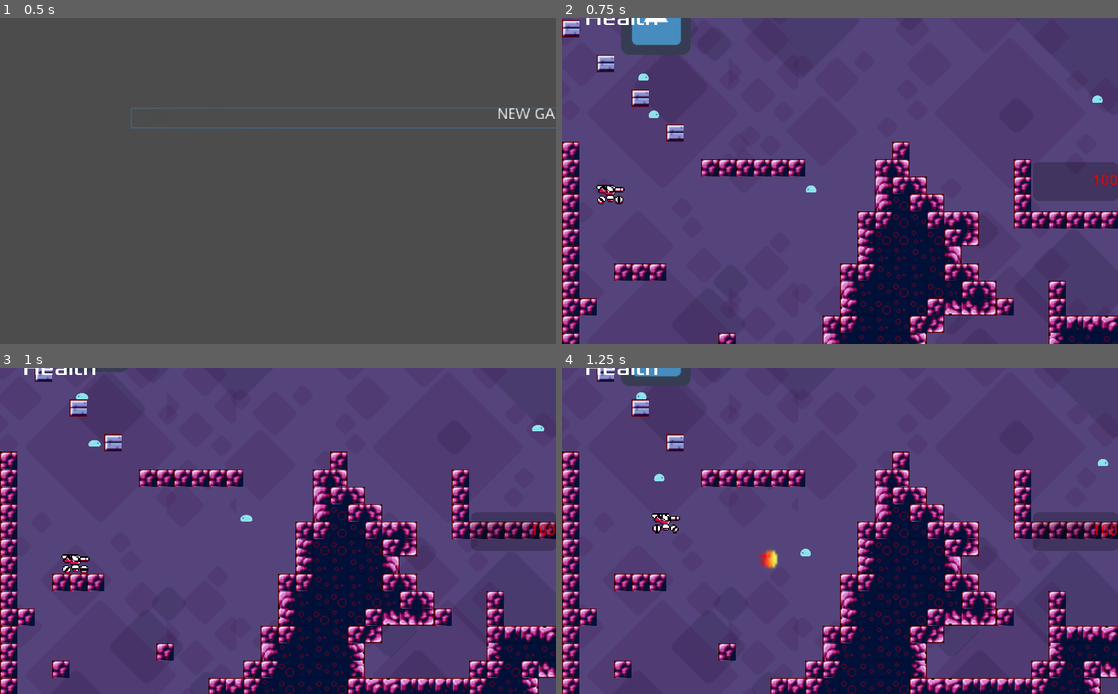
Above: before the commit, frames 1-4 (two rows, left to right).
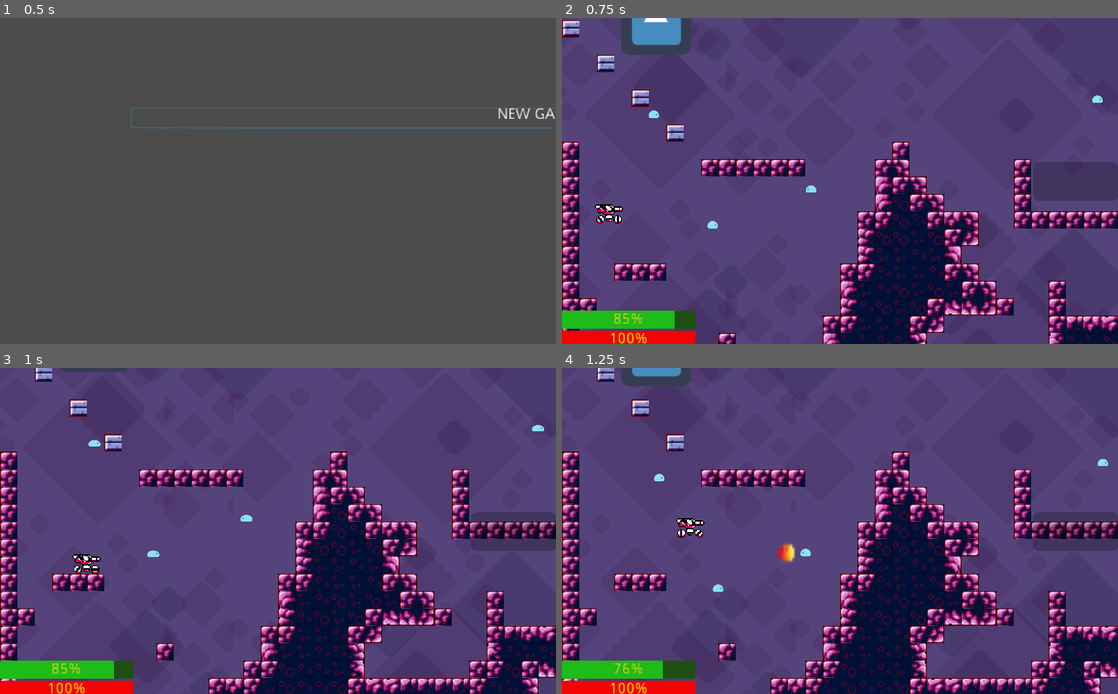
Above: after the commit, the same moments.

Repository: stephenmm/giza
Game: Godot game, scene res://scenes/title/TitleScreen.tscn
The game is run twice, just before and just after one commit, with the same random seed, the same clock (stepped at 60 frames per second) and the same inputs. The engine's default icon, where the game draws it, is replaced by a stand-in: a white triangle on a blue panel in a dark square.
Inputs (mouse positions are in pixels of both pictures, inside the frame that each line leads up to):
- Up to frame 1 (0.5 s): no input
- Up to frame 2 (0.75 s): tap Enter at 0.5 s; move the mouse to (962, 164) at 0.52 s; press the mouse at (962, 164) at 0.53 s; hold D (right) from 0.53 s (still down)
- Up to frame 3 (1 s): keep holding D (right); right-click (400, 514) at 0.77 s; right-click (400, 514) at 0.8 s
- Up to frame 4 (1.25 s): keep holding D (right); right-click (962, 514) at 1.07 s

Frame 1 is identical in both runs. In frame 2, 3.0% of the frame differs, in the area x 0-100%, y 0-100%; in frame 3, 2.9%; in frame 4, 3.3%.

Commit message:
Got the basic movements pretty clean working well.

Diff:
--- a/charecters/BaseChar.gd
+++ b/charecters/BaseChar.gd
@@ -2,19 +2,26 @@
 class_name BaseChar
 
 # Declare member variables here. Examples:
-export var hp: float = 100.0
-export var energy: float = 100.0
-var velocity = Vector2(0,0)
+export var max_hp: float = 100.0
+var hp: float = max_hp
+export var energy_stored_max: float = 100.0     # Related to battery size * charge density
+var energy_stored: float = energy_stored_max * 0.9 # Start off with a little less than max
+export var energy_generation: float = 1.0       # energy units generated per second
+var vel = Vector2(0,0)
 const baseCharSpeed: float = 100.0
 export var derivedCharSpeedModifier = 1.0
-export var gravity = 20
-export var jumpforce = -350
+export var gravity = 20.0
+export var jumpforce = -350.0
+export var fallMultiplier = 1.0
+export var lowJumpMultiplier = 5
 export var baseDamage: float = 50.0
 
 var dynamicSpeedModifier: float = 1.0
 
 var ingressDmgModifiers:Dictionary
 var  egressDmgModifiers:Dictionary
+
+export var direction = -1 # 1=right, -1=left
 
 func _init():
 	for dmgType in Damage.DMGTYPE:
@@ -23,6 +30,14 @@
 
 func _get_default_speed() -> float:
 	return baseCharSpeed * derivedCharSpeedModifier * dynamicSpeedModifier
+
+func _physics_process(delta):
+	energy_stored += _get_energy_generation()*delta
+	if energy_stored > energy_stored_max:
+		energy_stored = energy_stored_max
+
+func _get_energy_generation():
+	return energy_generation
 
 func ingressDmg(dmgs: Dictionary) -> float:
 	var calcDmg: float = calcDmgs(dmgs, ingressDmgModifiers)
@@ -40,13 +55,13 @@
 
 func ingressAttack( dmg: Damage, enemy_pos=null ):
 
-	velocity.y = jumpforce * 0.4
+	vel.y = jumpforce * 0.4
 
 	if enemy_pos != null:
 		if position.x < enemy_pos.x:
-			velocity.x = -jumpforce * 0.6
+			vel.x = -jumpforce * 0.6
 		elif position.x > enemy_pos.x:
-			velocity.x = -jumpforce * 0.6
+			vel.x = -jumpforce * 0.6
 
 	# Taking over control of the charecter
 	Input.action_release("left")
@@ -55,6 +70,5 @@
 	#	# In the future we can add resistance to certain types of damage but for now subtract all damage types from HP
 	#	hp -= dmg
 	hp -= dmg.amount
-	#$HUD.update_health(hp); # FIXME -- not working
-	print("Recieved dmgAmnt: %f of dmgType %d REMAINING HP:%f" % [dmg.amount, dmg.type, hp])
+
 	$Timer.start()
--- a/charecters/enemies/enemy.gd
+++ b/charecters/enemies/enemy.gd
@@ -1,8 +1,6 @@
 extends BaseChar
 class_name enemy
 
-
-export var direction = -1
 export var detects_cliffs = true
 
 # Called when the node enters the scene tree for the first time.
@@ -19,9 +17,9 @@
 		$AnimatedSprite.flip_h = not $AnimatedSprite.flip_h
 		$floor_checker.position.x = $CollisionShape2D.shape.get_extents().x * direction
 
-	velocity.y += 4
-	velocity.x = _get_default_speed() * direction
-	velocity = move_and_slide(velocity,Vector2.UP)
+	vel.y += 4
+	vel.x = _get_default_speed() * direction
+	vel = move_and_slide(vel,Vector2.UP)
 
 
 func _on_top_checker_body_entered(body):
--- a/charecters/players/steve.gd
+++ b/charecters/players/steve.gd
@@ -2,23 +2,33 @@
 class_name steve
 
 const FIREBALL = preload("res://models/items/fireball/Fireball.tscn")
-enum SPEED_STATE {IDLE, WALK, RUN}
-enum SQUAT_STATE {NONE, TEMP, STKY}
+enum SPEED_STATE {NOCHG, IDLE, CRAWL, WALK, RUN}
+enum SQUAT_STATE {NOCHG, OFF, TEMP, STKY}
 var spdSt
 var sqtSt
-var TapCountDown = 0
+var jmpSt
+var downTapCnt = 0
+var rightTapCnt = 0
+var leftTapCnt = 0
 var reloading
 var reload_time
+var gun_energy_per_bullet = 5.0
+var jump_energy_required = 5.0
 
 # Called when the node enters the scene tree for the first time.
 func _ready():
 	spdSt=SPEED_STATE.IDLE
-	sqtSt=SQUAT_STATE.NONE
+	sqtSt=SQUAT_STATE.OFF
+	jmpSt=0
 	$CxnShp2D_Stand.disabled = false
 	$CxnShp2D_Squat.disabled = true
-	derivedCharSpeedModifier = 1.0
+	derivedCharSpeedModifier = 1.5
 	reloading = false
 	reload_time = 0.5
+	#get_node("/root/Level1/HUD/HealthBar").value = 100.0*(hp/max_hp)
+	#get_node("/root/Level1/HUD/HealthBar").value = 100.0*(hp/max_hp)
+	#$HUD.HealthB = int(100*(hp/max_hp))
+	#get_tree().get_root().get_node("HealthBar").Value = 100*(hp/max_hp)
 
 func get_charecter_type():
 	return "player"
@@ -28,63 +38,102 @@
 #func _process(delta):
 #	pass
 
-func _get_default_speed() -> float:
+func _get_horizontal_speed() -> float:
 	var speed: float = baseCharSpeed * derivedCharSpeedModifier * dynamicSpeedModifier
-	if sqtSt != SQUAT_STATE.NONE:
+	#print(speed)
+	if sqtSt != SQUAT_STATE.OFF:
 		speed *= 0.5
+	if spdSt == SPEED_STATE.IDLE:
+		speed *= 0
+	if spdSt == SPEED_STATE.RUN:
+		speed *= 1.5
+	speed *= direction
+	#print(speed)
 	return speed
 
+func _get_energy_generation() -> float: # Override BaseChar implementation
+	var nrgxn = energy_generation
+	if sqtSt != SQUAT_STATE.OFF: # In some sort of squat state
+		nrgxn *= 2
+	return nrgxn
+
+func _set_char_direction(dir):
+	if sign($Position2D.position.x) != dir:
+		$Position2D.position.x *= -1
+	$Sprite.flip_h = (dir>0)
+	direction = dir
+	return dir
+#func _calc_drive_energy_consuption( speed, motor_peak_efficiency ) # 60-95%
+
 func _physics_process(delta):
+	._physics_process(delta)
+	var _jump_nrg = 0.0
+	var _horz_nrg = 0.0
+	var _pgun_nrg = 0.0
+	var _sgun_nrg = 0.0
+
 	if Input.is_action_pressed("right"):
-		_set_states(SPEED_STATE.WALK,-1)
-		velocity.x = _get_default_speed()
-		$Sprite.flip_h = true
-		if sign($Position2D.position.x) == -1:
-			$Position2D.position.x *= -1
+		_set_states( SPEED_STATE.WALK, SQUAT_STATE.NOCHG, 1 )
 	elif Input.is_action_pressed("left"):
-		_set_states(SPEED_STATE.WALK,-1)
-		velocity.x = -1 * _get_default_speed()
-		$Sprite.flip_h = false
-		if sign($Position2D.position.x) == 1:
-			$Position2D.position.x *= -1
+		_set_states( SPEED_STATE.WALK, SQUAT_STATE.NOCHG, -1 )
 	if Input.is_action_just_released("right") or Input.is_action_just_released("left"):
-		_set_states(SPEED_STATE.IDLE,-1)
-	velocity =  move_and_slide(velocity,Vector2.UP)
-	velocity.x = lerp(velocity.x,0,0.2)
+		_set_states( SPEED_STATE.IDLE, SQUAT_STATE.NOCHG )
+
+	if Input.is_action_just_pressed("ui_down") and sqtSt == SQUAT_STATE.OFF:
+		downTapCnt += 1
+		if downTapCnt == 2:
+			_set_states( SPEED_STATE.NOCHG, SQUAT_STATE.STKY )
+		else:
+			_set_states( SPEED_STATE.NOCHG, SQUAT_STATE.TEMP )
+		yield(get_tree().create_timer(.2),"timeout")
+		downTapCnt = 0
+	if Input.is_action_just_released("ui_down") or Input.is_action_just_pressed("ui_up"):
+		_set_states( SPEED_STATE.NOCHG, SQUAT_STATE.OFF )
+
+
+	vel.x = lerp(vel.x,_get_horizontal_speed(),0.2)
+	#Applying gravity to player
+	vel.y += gravity
+
+	#Jump Physics
+	if vel.y > 0:                                             #Player is falling
+		vel.y += gravity * fallMultiplier                     #Falling action is faster than jumping action
+	elif Input.is_action_just_released("jump"):               #Player is jumping
+		vel.y += gravity * fallMultiplier * lowJumpMultiplier #Fall really fast once jump is released
 
 	if Input.is_action_just_pressed("jump") and is_on_floor():
-		velocity.y = jumpforce
-	velocity.y = velocity.y + gravity
+		var jfSqtMod=1.0
+		if (sqtSt > SQUAT_STATE.OFF):
+			jfSqtMod=1.25
+		if energy_stored > jump_energy_required * jfSqtMod:
+			vel.y = jumpforce * jfSqtMod
+			energy_stored -= jump_energy_required * jfSqtMod
+
+	vel =  move_and_slide(vel,Vector2.UP)
 
 	if Input.is_action_pressed("primary_weapon"):
-		if reloading == false:
-			reloading = true
-			var firball = FIREBALL.instance()
-			firball.set_firball_direction(sign($Position2D.position.x))
-			get_parent().add_child(firball)
-			firball.position = $Position2D.global_position
-			yield(get_tree().create_timer(reload_time),"timeout")
-			reloading = false
+		if energy_stored > gun_energy_per_bullet:
+			if reloading == false:
+				reloading = true
+				var firball = FIREBALL.instance()
+				firball.set_firball_direction(sign($Position2D.position.x))
+				get_parent().add_child(firball)
+				firball.position = $Position2D.global_position
+				energy_stored -= gun_energy_per_bullet
+				yield(get_tree().create_timer(reload_time),"timeout")
+				reloading = false
 
 
-	if Input.is_action_just_pressed("ui_down") and sqtSt == SQUAT_STATE.NONE:
-		TapCountDown += 1
-		if TapCountDown == 2:
-			_set_states(-1,SQUAT_STATE.STKY)
-		else:
-			_set_states(-1,SQUAT_STATE.TEMP)
-		yield(get_tree().create_timer(.2),"timeout")
-		TapCountDown = 0
-	if Input.is_action_just_released("ui_down") and sqtSt != SQUAT_STATE.STKY:
-		_set_states(-1,SQUAT_STATE.NONE)
-	if Input.is_action_just_pressed("ui_up"):
-		_set_states(-1,SQUAT_STATE.NONE)
+	get_node("/root/Level1/HUD/EnergyBar").value = 100.0*(energy_stored/energy_stored_max)
 
-func _set_states(new_spdSt: int=-1, new_sqtSt: int=-1) -> void:
-	if new_spdSt < 0:
+
+func _set_states(new_spdSt: int=SPEED_STATE.NOCHG, new_sqtSt: int=SQUAT_STATE.NOCHG, new_dir: int=0 ) -> void:
+	if new_spdSt == SPEED_STATE.NOCHG:
 		new_spdSt=spdSt
-	if new_sqtSt < 0:
+	if new_sqtSt == SQUAT_STATE.NOCHG:
 		new_sqtSt=sqtSt
+	if new_dir==0:
+		new_dir=direction
 	if new_spdSt != spdSt:
 		print("[steve._set_states] Changing SPEED_STATE from %s to %s" % [SPEED_STATE.keys()[spdSt],SPEED_STATE.keys()[new_spdSt]] )
 	if new_sqtSt != sqtSt:
@@ -92,8 +141,7 @@
 	if new_spdSt != spdSt or new_sqtSt != sqtSt:
 		sqtSt = new_sqtSt
 		spdSt = new_spdSt
-		if sqtSt == SQUAT_STATE.NONE:
-			dynamicSpeedModifier = 1.0
+		if sqtSt == SQUAT_STATE.OFF:
 			$CxnShp2D_Stand.set_deferred("disabled",false)
 			$CxnShp2D_Squat.set_deferred("disabled",true)
 			if spdSt == SPEED_STATE.IDLE:
@@ -101,23 +149,26 @@
 			if spdSt == SPEED_STATE.WALK:
 				$Sprite.play("walk")
 		else:
-			dynamicSpeedModifier = 0.3
 			$CxnShp2D_Stand.set_deferred("disabled",true)
 			$CxnShp2D_Squat.set_deferred("disabled",false)
 			if spdSt == SPEED_STATE.IDLE:
 				$Sprite.play("squat_idle")
 			if spdSt == SPEED_STATE.WALK:
 				$Sprite.play("squat_walk")
-
+		direction=_set_char_direction(new_dir)
+		print("[steve._set_states] New speed is %f" % [_get_horizontal_speed()] )
 
 
 func _on_fallzone_body_entered(body):
 	get_tree().change_scene("res://scenes/lvls/lvl1_intro_cave/Level1.tscn")
 
 func bounce():
-	velocity.y = jumpforce*0.5
+	vel.y = jumpforce*0.5
 
-
+func ingressAttack( dmg: Damage, enemy_pos=null ):
+	.ingressAttack( dmg, enemy_pos )
+	get_node("/root/Level1/HUD/HealthBar").value = 100.0*(hp/max_hp)
+	print("Recieved dmgAmnt: %f of dmgType %d REMAINING HP:%f" % [dmg.amount, dmg.type, hp])
 
 
 func _on_Timer_timeout():
--- a/scenes/lvls/lvl1_intro_cave/Level1.tscn
+++ b/scenes/lvls/lvl1_intro_cave/Level1.tscn
@@ -7,7 +7,6 @@
 [ext_resource path="res://charecters/enemies/enemy.tscn" type="PackedScene" id=5]
 [ext_resource path="res://scenes/lvls/set2_background.png" type="Texture" id=6]
 [ext_resource path="res://scenes/lvls/set2_tiles.png" type="Texture" id=7]
-[ext_resource path="res://assets/fonts/Xolonium-Regular.ttf" type="DynamicFontData" id=8]
 [ext_resource path="res://scenes/lvls/lvl1_intro_cave/Level1.gd" type="Script" id=9]
 
 [sub_resource type="RectangleShape2D" id=1]
@@ -395,73 +394,19 @@
 corner_radius_bottom_right = 5
 corner_radius_bottom_left = 5
 
-[sub_resource type="DynamicFont" id=35]
-size = 20
-font_data = ExtResource( 8 )
-
-[sub_resource type="DynamicFont" id=36]
-size = 20
-font_data = ExtResource( 8 )
-
-[sub_resource type="DynamicFont" id=37]
-size = 64
-font_data = ExtResource( 8 )
-
-[sub_resource type="Animation" id=38]
-resource_name = "init"
-length = 0.1
-tracks/0/type = "value"
-tracks/0/path = NodePath("Message:custom_fonts/font:size")
-tracks/0/interp = 1
-tracks/0/loop_wrap = true
-tracks/0/imported = false
-tracks/0/enabled = true
-tracks/0/keys = {
-"times": PoolRealArray( 0 ),
-"transitions": PoolRealArray( 1 ),
-"update": 1,
-"values": [ 64 ]
-}
-
-[sub_resource type="Animation" id=39]
-resource_name = "show_message"
-length = 0.75
-tracks/0/type = "value"
-tracks/0/path = NodePath("Message:custom_fonts/font:size")
-tracks/0/interp = 1
-tracks/0/loop_wrap = true
-tracks/0/imported = false
-tracks/0/enabled = true
-tracks/0/keys = {
-"times": PoolRealArray( 0, 0.7 ),
-"transitions": PoolRealArray( 1, 1 ),
-"update": 0,
-"values": [ 64, 200 ]
-}
-tracks/1/type = "value"
-tracks/1/path = NodePath("Message:visible")
-tracks/1/interp = 1
-tracks/1/loop_wrap = true
-tracks/1/imported = false
-tracks/1/enabled = true
-tracks/1/keys = {
-"times": PoolRealArray( 0 ),
-"transitions": PoolRealArray( 1 ),
-"update": 1,
-"values": [ true ]
-}
-tracks/2/type = "value"
-tracks/2/path = NodePath("Message:modulate")
-tracks/2/interp = 1
-tracks/2/loop_wrap = true
-tracks/2/imported = false
-tracks/2/enabled = true
-tracks/2/keys = {
-"times": PoolRealArray( 0, 0.7 ),
-"transitions": PoolRealArray( 1, 1 ),
-"update": 0,
-"values": [ Color( 1, 1, 1, 1 ), Color( 1, 1, 1, 0 ) ]
-}
+[sub_resource type="CanvasItemMaterial" id=40]
+
+[sub_resource type="StyleBoxFlat" id=41]
+bg_color = Color( 0.956863, 0.0117647, 0.0117647, 1 )
+
+[sub_resource type="StyleBoxFlat" id=42]
+bg_color = Color( 0.478431, 0.0705882, 0.0705882, 1 )
+
+[sub_resource type="StyleBoxFlat" id=43]
+bg_color = Color( 0.117647, 0.737255, 0.0980392, 1 )
+
+[sub_resource type="StyleBoxFlat" id=44]
+bg_color = Color( 0.121569, 0.309804, 0.0745098, 1 )
 
 [node name="Level1" type="Node2D"]
 script = ExtResource( 9 )
@@ -511,77 +456,34 @@
 "_edit_use_anchors_": false
 }
 
-[node name="Health" type="Label" parent="HUD"]
-anchor_left = 1.0
-anchor_top = 0.5
-anchor_right = 1.0
-anchor_bottom = 0.5
-margin_left = -24.0
-margin_top = -7.0
-margin_bottom = 7.0
-custom_colors/font_color = Color( 1, 0, 0, 1 )
-text = "100"
+[node name="HealthBar" type="ProgressBar" parent="HUD"]
+material = SubResource( 40 )
+margin_top = 288.0
+margin_right = 123.0
+margin_bottom = 303.0
+hint_tooltip = "Current HP"
+custom_styles/fg = SubResource( 41 )
+custom_styles/bg = SubResource( 42 )
+custom_colors/font_color = Color( 0.992157, 1, 0.00784314, 1 )
+custom_colors/font_color_shadow = Color( 0.27451, 0.282353, 0.0588235, 1 )
+value = 100.0
+rounded = true
 __meta__ = {
 "_edit_use_anchors_": false
 }
 
-[node name="ScoreBox" type="MarginContainer" parent="HUD"]
-anchor_top = 1.0
-anchor_right = 1.0
-anchor_bottom = 1.0
-margin_left = 1.0
-margin_top = -350.0
-margin_bottom = -249.0
-custom_constants/margin_right = 20
-custom_constants/margin_top = 20
-custom_constants/margin_left = 20
-custom_constants/margin_bottom = 20
+[node name="EnergyBar" type="ProgressBar" parent="HUD"]
+margin_top = 269.0
+margin_right = 123.0
+margin_bottom = 286.0
+custom_styles/fg = SubResource( 43 )
+custom_styles/bg = SubResource( 44 )
+custom_colors/font_color = Color( 0.870588, 0.87451, 0.0823529, 1 )
+value = 80.0
 __meta__ = {
 "_edit_use_anchors_": false
 }
 
-[node name="HBoxContainer" type="HBoxContainer" parent="HUD/ScoreBox"]
-margin_left = 20.0
-margin_top = 20.0
-margin_right = 1003.0
-margin_bottom = 81.0
-
-[node name="Label" type="Label" parent="HUD/ScoreBox/HBoxContainer"]
-margin_top = 18.0
-margin_right = 68.0
-margin_bottom = 43.0
-custom_fonts/font = SubResource( 35 )
-text = "Health"
-
-[node name="Health" type="Label" parent="HUD/ScoreBox/HBoxContainer"]
-margin_left = 72.0
-margin_top = 4.0
-margin_right = 114.0
-margin_bottom = 57.0
-custom_fonts/font = SubResource( 36 )
-text = "100
-"
-
-[node name="Message" type="Label" parent="HUD"]
-visible = false
-anchor_top = 0.5
-anchor_right = 1.0
-anchor_bottom = 0.5
-margin_top = -7.0
-margin_bottom = 7.0
-custom_fonts/font = SubResource( 37 )
-text = "Message"
-align = 1
-valign = 1
-clip_text = true
-__meta__ = {
-"_edit_use_anchors_": false
-}
-
-[node name="AnimationPlayer" type="AnimationPlayer" parent="HUD"]
-anims/init = SubResource( 38 )
-anims/show_message = SubResource( 39 )
-
 [node name="enemies" type="Node2D" parent="."]
 
 [node name="enemy1" parent="enemies" instance=ExtResource( 5 )]
@@ -593,7 +495,7 @@
 direction = 1
 
 [node name="enemy3" parent="enemies" instance=ExtResource( 5 )]
-position = Vector2( 73.5317, -46.4692 )
+position = Vector2( 137.243, 89.4487 )
 direction = 1
 
 [node name="enemy4" parent="enemies" instance=ExtResource( 5 )]
@@ -635,6 +537,7 @@
 motion_mirroring = Vector2( 320, 210 )
 
 [node name="Sprite" type="Sprite" parent="ParallaxBackground/middleBackground"]
+position = Vector2( -2.44998, 1.33635 )
 scale = Vector2( 0.6, 0.6 )
 texture = ExtResource( 7 )
 centered = false
Not shown: 1 places in scenes/lvls/lvl1_intro_cave/Level1.tscn that only renumber resources
